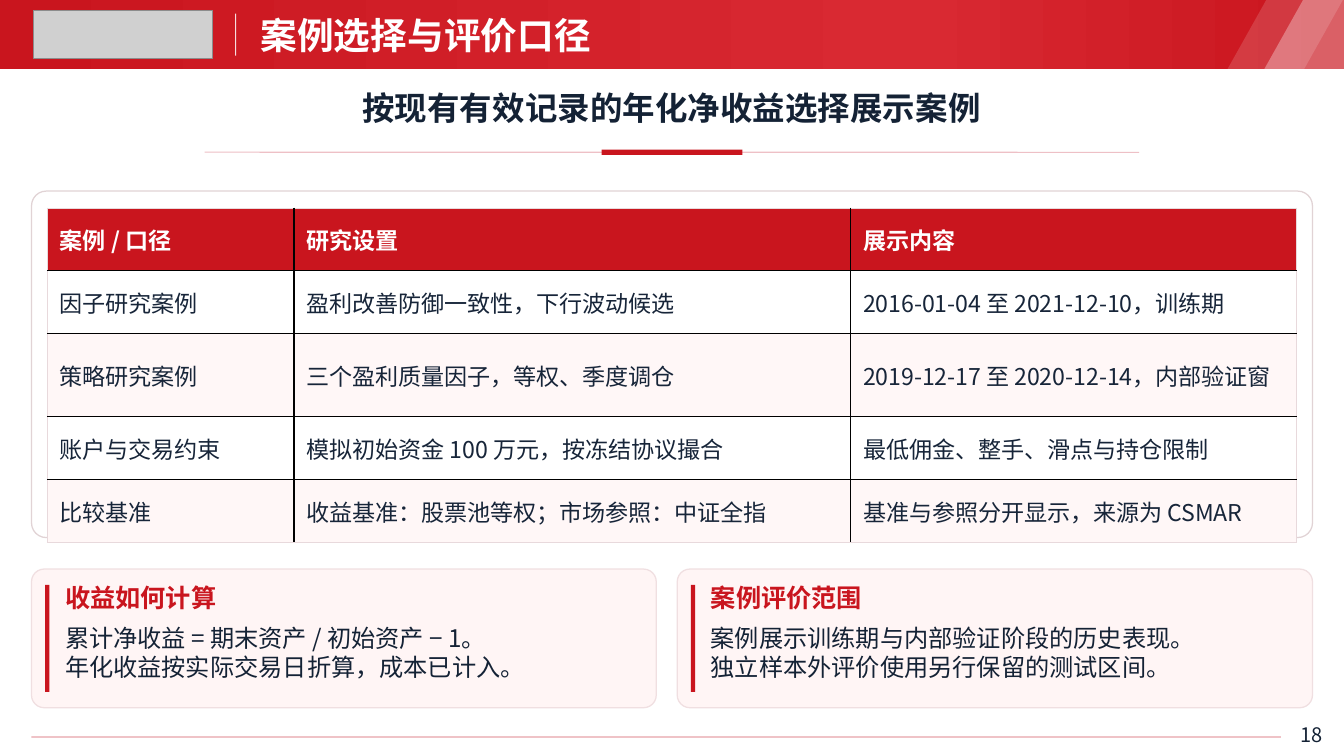
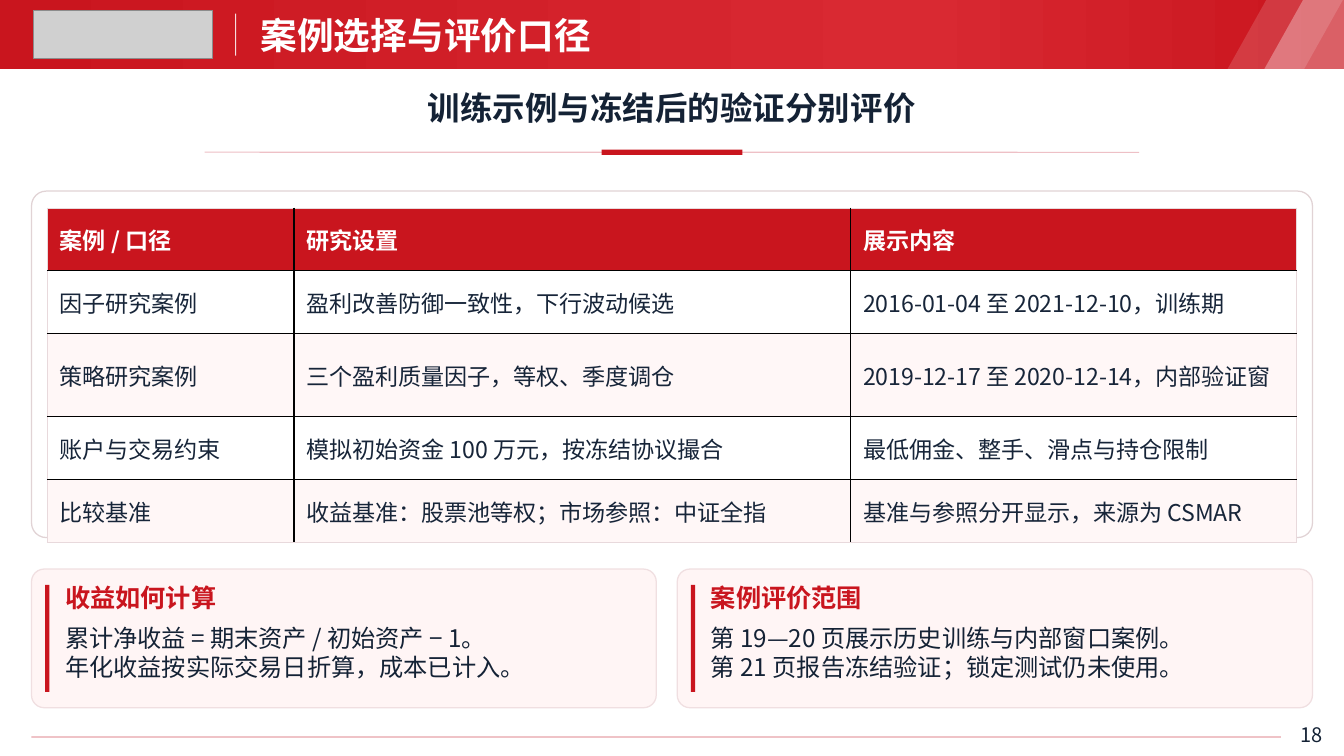
Before and after one commit to accelerator-s/QuantLens, a slide deck: slide 18 of 项目介绍.pptx. Drawn at 1344x756 pixels with LibreOffice and Linux fonts; fonts in the diff are those of the drawing; grey boxes stand for pictures; background and template pictures are left out. Boxes give left, top, right and bottom in pixels: in the first picture for what was removed or moved away, otherwise in the second. Text is boxed around its words. In the diff, an @@ line names an element or a change of style, - is before the commit and + after.

```diff
--- a/项目介绍.pptx
+++ b/项目介绍.pptx
@@ text at [428, 92, 916, 123]: text changed @@
-按现有有效记录的年化净收益选择展示案例
+训练示例与冻结后的验证分别评价
@@ text at [711, 626, 1184, 680]: text changed @@
-案例展示训练期与内部验证阶段的历史表现。
-独立样本外评价使用另行保留的测试区间。
+第 19—20 页展示历史训练与内部窗口案例。
+第 21 页报告冻结验证；锁定测试仍未使用。
```
Also in this commit, not shown: 5 other slides changed, 35 other files.
